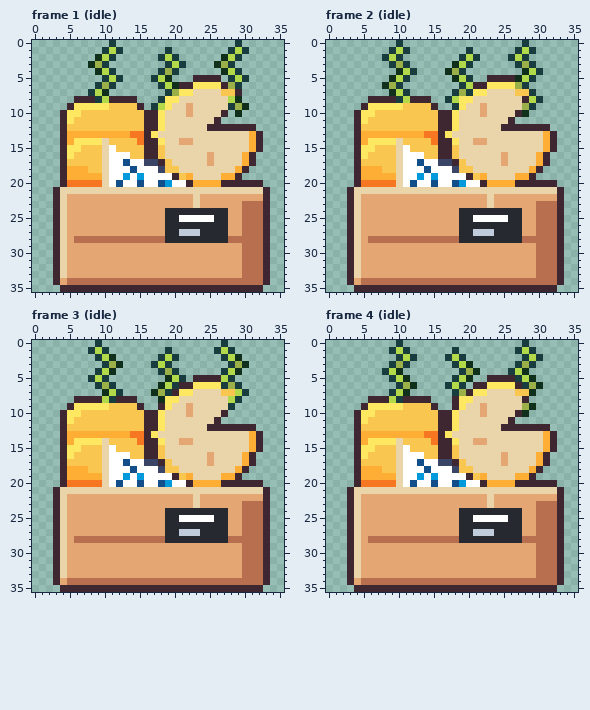
Pixel-art file: art/hood-markets/cheese-crates@75.aseprite. Above, as it was before the edit.
36x36 pixels, 4 frames. Shown: frame 1 (idle), frame 2 (idle), frame 3 (idle), frame 4 (idle).
After the commit:
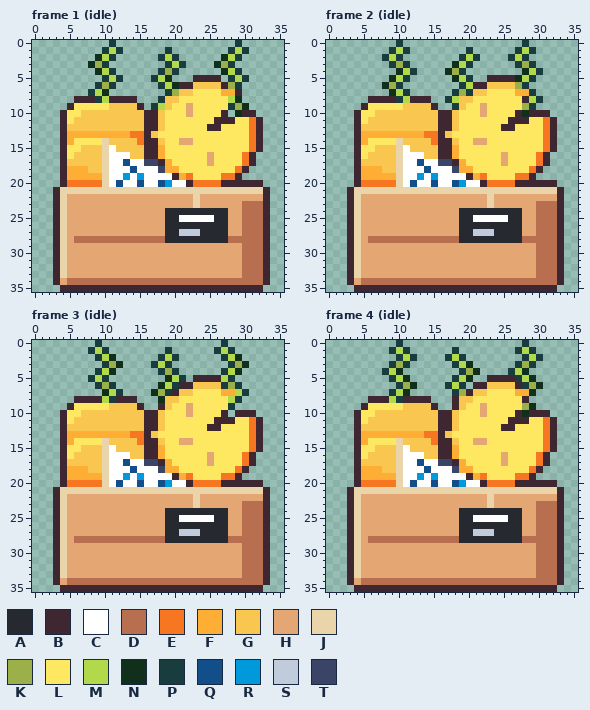
Palette (. is transparent): A #26292f  B #3e2731  C #ffffff  D #b86f50  E #f77622  F #feae34  G #f9c74f  H #e4a672  J #ead4aa  K #9cb04a  L #fee761  M #b2d94a  N #11301c  P #193c3e  Q #124e89  R #0099db  S #c0cbdc  T #3a4466
The exact change:
--- frame 1 (idle)
@@ x 15..34 @@
  5 ..PMN...BBBB.PMP....
- 6 ...PMNBBLLLLBKP.....
- 7 ....PKLLJJJJGGB.....
- 8 ...PLLJJJJJJJMN.....
- 9 B.PMLJJHJJJJJPKN....
-10 GBBLJJJHJJJJB.N.....
-11 GBBLJJJJJJJB........
-12 GBBLJJJJJJBBBBBBB...
-13 EBLJJJJJJJJJJJJJFB..
-14 EBBLJJHHJJJJJJJJFB..
-15 GBBGJJJJJJJJJJJJFB..
-16 GBBGJJJJJJHJJJJFB...
-17 CTTBGJJJJJHJJJJFB...
-18 CCCTGGJJJJJJJJFB....
-19 RCCCCBGFJJJJFFB.....
-20 QCCQRCCBFFFFBBBBBB..
+ 6 ...PMNBBGGGGBKP.....
+ 7 ....PKGGLLLLFFB.....
+ 8 ...PGGLLLLLLLMN.....
+ 9 B.PMGLLHLLLLLPKN....
+10 GBBGLLLHLLLLB.NBB...
+11 GBBGLLLLLLLBBBLLEB..
+12 GBBGLLLLLLBBLLLLEB..
+13 EBGLLLLLLLLLLLLLEB..
+14 EBBGLLHHLLLLLLLLEB..
+15 GBBFLLLLLLLLLLLLEB..
+16 GBBFLLLLLLHLLLLEB...
+17 CTTBFLLLLLHLLLLEB...
+18 CCCTFFLLLLLLLLEB....
+19 RCCCCBFELLLLEEB.....
+20 QCCQRCCBEEEEBBBBBB..
 21 JJJJJJJJJJJJJJJJJJB.
--- frame 2 (idle)
@@ x 15..34 @@
  5 ...NMP..BBBBNMP.....
- 6 ....PMBBLLLLKP......
- 7 ...PKPLLJJJJGGP.....
- 8 ..PMLLJJJJJJJBMP....
- 9 B..PLJJHJJJJJKP.....
-10 GBBLJJJHJJJJBN......
-11 GBBLJJJJJJJB........
-12 GBBLJJJJJJBBBBBBB...
-13 EBLJJJJJJJJJJJJJFB..
-14 EBBLJJHHJJJJJJJJFB..
-15 GBBGJJJJJJJJJJJJFB..
-16 GBBGJJJJJJHJJJJFB...
-17 CTTBGJJJJJHJJJJFB...
-18 CCCTGGJJJJJJJJFB....
-19 RCCCCBGFJJJJFFB.....
-20 QCCQRCCBFFFFBBBBBB..
+ 6 ....PMBBGGGGKP......
+ 7 ...PKPGGLLLLFFP.....
+ 8 ..PMGGLLLLLLLBMP....
+ 9 B..PGLLHLLLLLKP.....
+10 GBBGLLLHLLLLBNBBB...
+11 GBBGLLLLLLLBBBLLEB..
+12 GBBGLLLLLLBBLLLLEB..
+13 EBGLLLLLLLLLLLLLEB..
+14 EBBGLLHHLLLLLLLLEB..
+15 GBBFLLLLLLLLLLLLEB..
+16 GBBFLLLLLLHLLLLEB...
+17 CTTBFLLLLLHLLLLEB...
+18 CCCTFFLLLLLLLLEB....
+19 RCCCCBFELLLLEEB.....
+20 QCCQRCCBEEEEBBBBBB..
 21 JJJJJJJJJJJJJJJJJJB.
--- frame 3 (idle)
@@ x 15..34 @@
  5 ....NMP.BBBBMP......
- 6 ...NMPBBLLLLPKP.....
- 7 ..NKPBLLJJJJGGMP....
- 8 ...NLLJJJJJJJMP.....
- 9 B..BLJJHJJJJJP......
-10 GBBLJJJHJJJJB.......
-11 GBBLJJJJJJJB........
-12 GBBLJJJJJJBBBBBBB...
-13 EBLJJJJJJJJJJJJJFB..
-14 EBBLJJHHJJJJJJJJFB..
-15 GBBGJJJJJJJJJJJJFB..
-16 GBBGJJJJJJHJJJJFB...
-17 CTTBGJJJJJHJJJJFB...
-18 CCCTGGJJJJJJJJFB....
-19 RCCCCBGFJJJJFFB.....
-20 QCCQRCCBFFFFBBBBBB..
+ 6 ...NMPBBGGGGPKP.....
+ 7 ..NKPBGGLLLLFFMP....
+ 8 ...NGGLLLLLLLMP.....
+ 9 B..BGLLHLLLLLP......
+10 GBBGLLLHLLLLB.BBB...
+11 GBBGLLLLLLLBBBLLEB..
+12 GBBGLLLLLLBBLLLLEB..
+13 EBGLLLLLLLLLLLLLEB..
+14 EBBGLLHHLLLLLLLLEB..
+15 GBBFLLLLLLLLLLLLEB..
+16 GBBFLLLLLLHLLLLEB...
+17 CTTBFLLLLLHLLLLEB...
+18 CCCTFFLLLLLLLLEB....
+19 RCCCCBFELLLLEEB.....
+20 QCCQRCCBEEEEBBBBBB..
 21 JJJJJJJJJJJJJJJJJJB.
--- frame 4 (idle)
@@ x 15..34 @@
  5 ...PMN..BBBBPMN.....
- 6 ..PMP.BBLLLLBPKN....
- 7 ...PKBLLJJJJGGN.....
- 8 ...BLLJJJJJJJB......
- 9 B..BLJJHJJJJJKN.....
-10 GBBLJJJHJJJJBN......
-11 GBBLJJJJJJJB........
-12 GBBLJJJJJJBBBBBBB...
-13 EBLJJJJJJJJJJJJJFB..
-14 EBBLJJHHJJJJJJJJFB..
-15 GBBGJJJJJJJJJJJJFB..
-16 GBBGJJJJJJHJJJJFB...
-17 CTTBGJJJJJHJJJJFB...
-18 CCCTGGJJJJJJJJFB....
-19 RCCCCBGFJJJJFFB.....
-20 QCCQRCCBFFFFBBBBBB..
+ 6 ..PMP.BBGGGGBPKN....
+ 7 ...PKBGGLLLLFFN.....
+ 8 ...BGGLLLLLLLB......
+ 9 B..BGLLHLLLLLKN.....
+10 GBBGLLLHLLLLBNBBB...
+11 GBBGLLLLLLLBBBLLEB..
+12 GBBGLLLLLLBBLLLLEB..
+13 EBGLLLLLLLLLLLLLEB..
+14 EBBGLLHHLLLLLLLLEB..
+15 GBBFLLLLLLLLLLLLEB..
+16 GBBFLLLLLLHLLLLEB...
+17 CTTBFLLLLLHLLLLEB...
+18 CCCTFFLLLLLLLLEB....
+19 RCCCCBFELLLLEEB.....
+20 QCCQRCCBEEEEBBBBBB..
 21 JJJJJJJJJJJJJJJJJJB.
Boxes around the changes in both pictures, in picture pixels (x1, y1, x2, y2):
changed: (151, 82, 263, 187)
changed: (445, 82, 557, 187)
changed: (151, 382, 263, 487)
changed: (445, 382, 557, 487)
